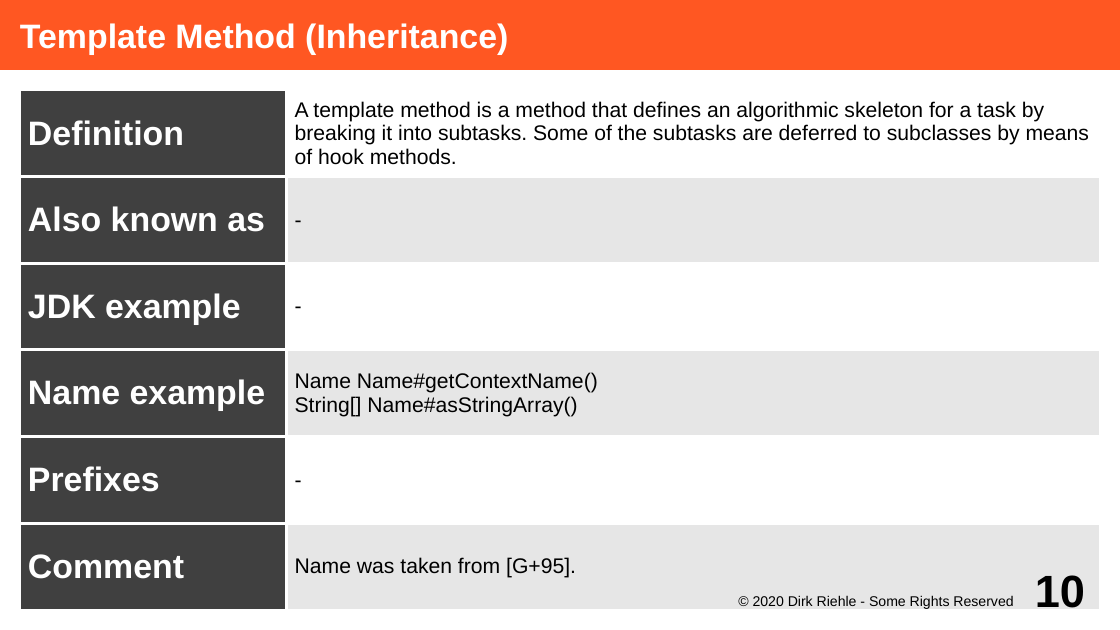
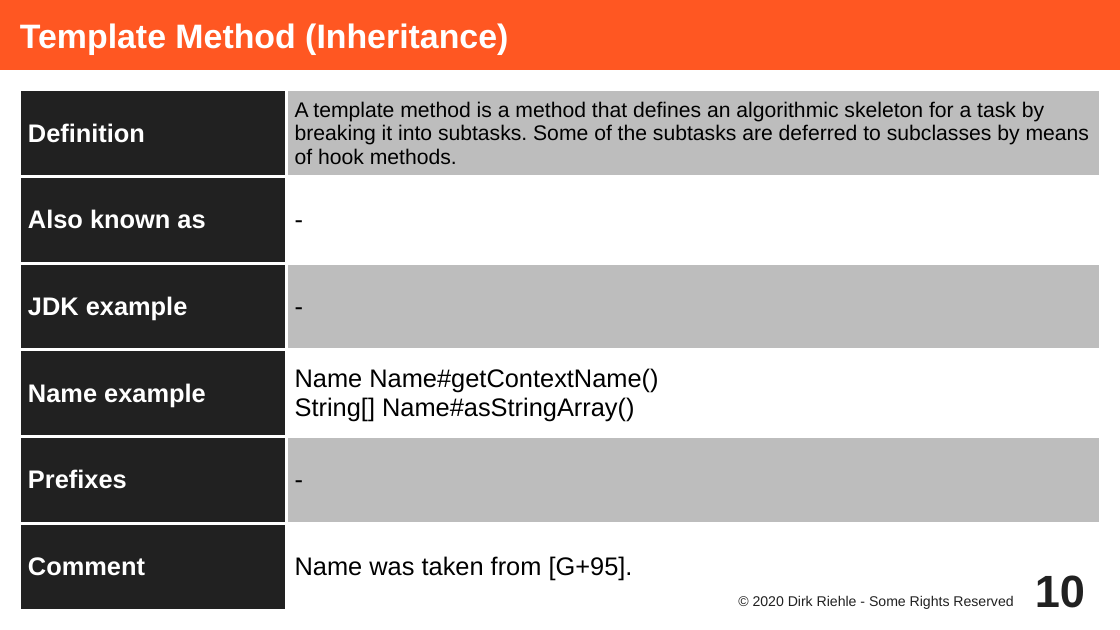
Before and after one commit to dirkriehle/adap-course, a slide deck: slide 10 of Lecture Slides/ADAP C02 - Method Properties.odp. Drawn at 1120x630 pixels with LibreOffice and Linux fonts; fonts in the diff are those of the drawing. Boxes give left, top, right and bottom in pixels: in the first picture for what was removed or moved away, otherwise in the second. Text is boxed around its words. In the diff, an @@ line names an element or a change of style, - is before the commit and + after.

```diff
--- a/Lecture Slides/ADAP C02 - Method Properties.odp
+++ b/Lecture Slides/ADAP C02 - Method Properties.odp
@@ table at (20, 90, 1101, 611) @@
@@ fill #404040 to #212121 in 6 cells @@
@@ fill #FFFFFF to #BDBDBD in 3 cells @@
@@ fill #E6E6E6 to #FFFFFF in 3 cells @@
@@ size 24 to 18 pt in "Definition", "Also known as", "JDK example", "Name example" and 2 more places @@
@@ size 15 to 18 pt in "-", "-", "Name Name#getContextName()", "String[] Name#asStringArray()" and 2 more places @@
@@ borders changed @@
@@ page number at (1035, 575, 1085, 608): text colour #000000 to #212121 @@
@@ text "© 2020 Dirk Riehle - ..." at (753, 595, 1013, 609): text colour #000000 to #212121 @@
```
Also in this commit, not shown: 19 other slides changed, 3 other files.
